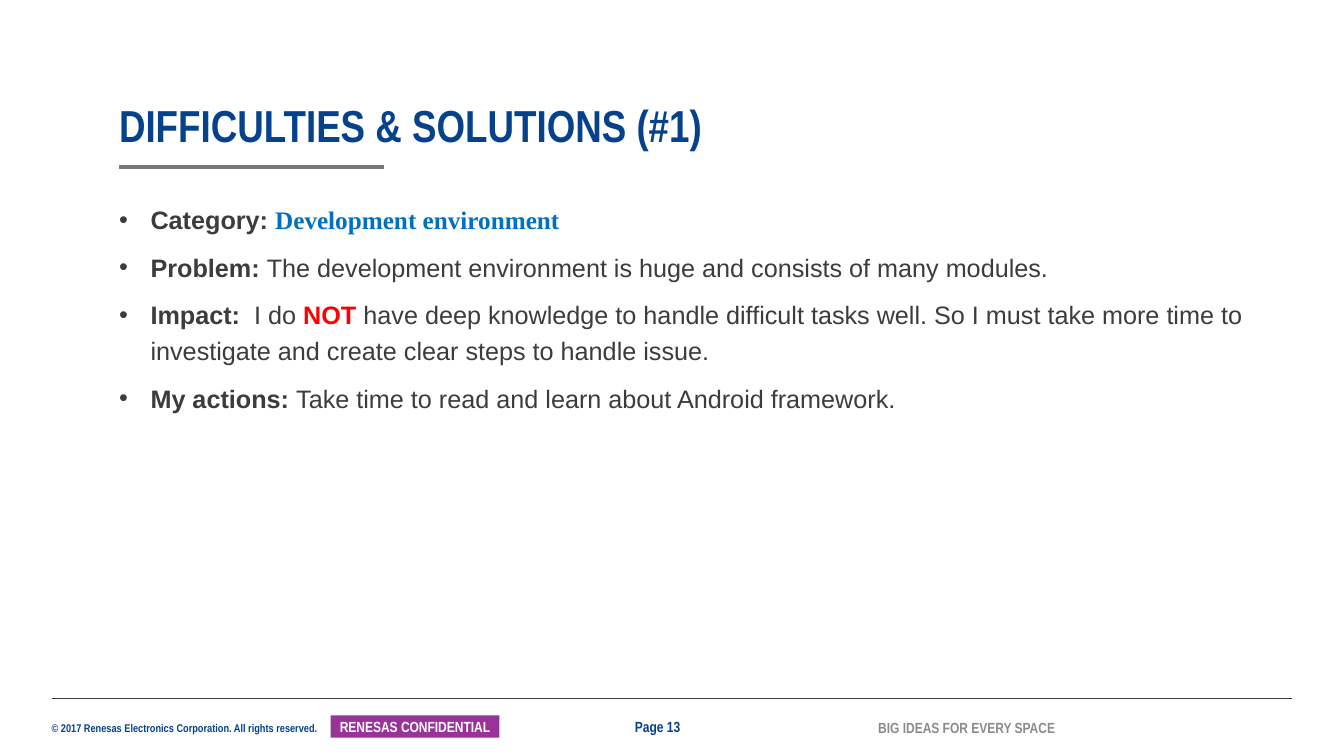
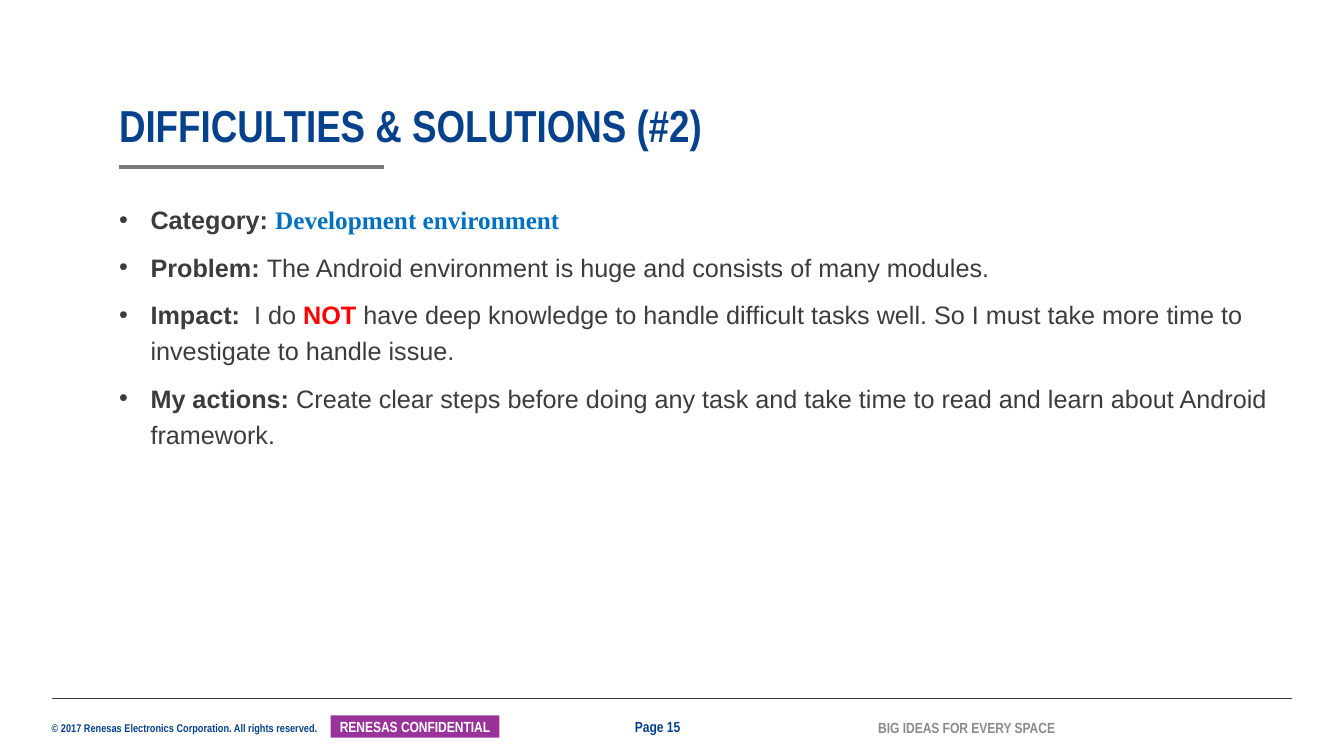
Before and after one commit to tranchikha/myapplication, a slide deck: slide 15 of LAST_TERM/2042_TranChiKha_SS32_MentorMentee_26G.pptx (slide 13 before the commit). Drawn at 1344x756 pixels with LibreOffice and Linux fonts; fonts in the diff are those of the drawing; background and template pictures are left out. Boxes give left, top, right and bottom in pixels: in the first picture for what was removed or moved away, otherwise in the second. Text is boxed around its words. In the diff, an @@ line names an element or a change of style, - is before the commit and + after.

Commit message:
update slide

```diff
--- a/LAST_TERM/2042_TranChiKha_SS32_MentorMentee_26G.pptx
+++ b/LAST_TERM/2042_TranChiKha_SS32_MentorMentee_26G.pptx
@@ title at (x1=119, y1=109, x2=702, y2=151): text changed @@
-DIFFICULTIES & SOLUTIONS (#1)
+DIFFICULTIES & SOLUTIONS (#2)
@@ text at (x1=151, y1=258, x2=1267, y2=445): text changed @@
-• Problem: The development environment is huge and consists of many modules.
-• Impact: I do NOT have deep knowledge to handle difficult tasks well. So I must take more time to investigate and create clear steps to handle issue.
-• My actions: Take time to read and learn about Android framework.
+• Problem: The Android environment is huge and consists of many modules.
+• Impact: I do NOT have deep knowledge to handle difficult tasks well. So I must take more time to investigate to handle issue.
+• My actions: Create clear steps before doing any task and take time to read and learn about Android framework.
@@ page number at (x1=635, y1=722, x2=680, y2=735): text changed @@
-Page 13
+Page 15
```
Also in this commit, not shown: 11 other slides changed, 1 slide added, 1 other file.
